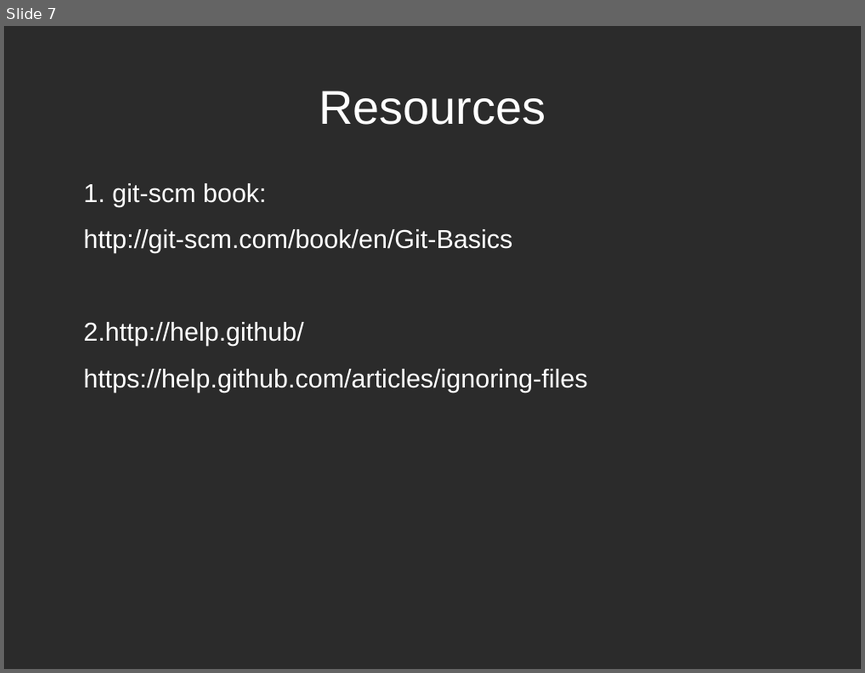
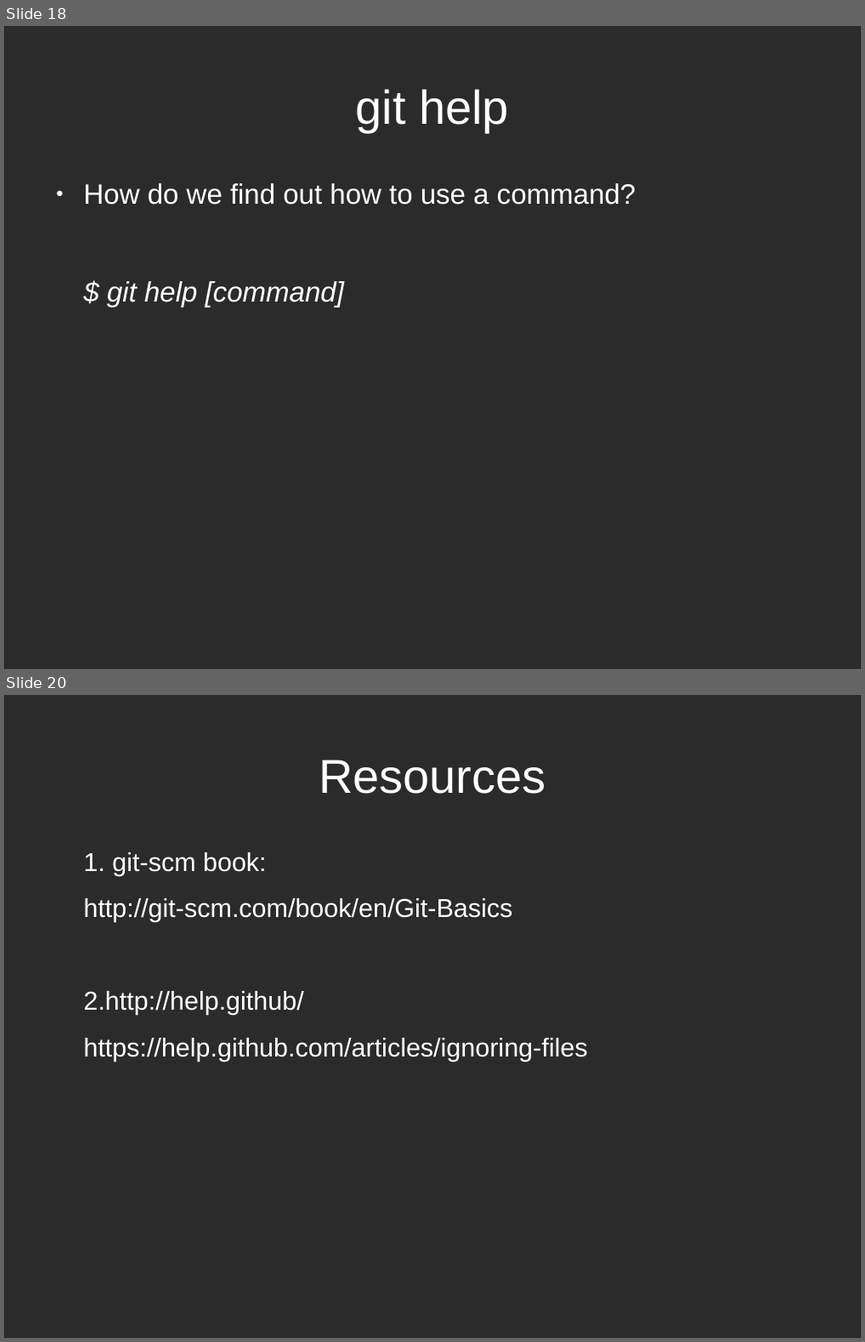
Before and after one commit to ECSIG/presentations, a slide deck: git_workshop/git_basic/Git Presentation.odp. Shown one above the other, each under a label of ours: slide 7 before the commit, slides 18 and 20 after it; the slides between them are not shown. The pictures are 865x673 and 865x1342 pixels, drawn with LibreOffice and Linux fonts; fonts in the diff are those of the drawing; background and template pictures are left out; a plain dark background stands for a picture behind light text. Boxes give left, top, right and bottom in pixels: in the first picture for what was removed or moved away, otherwise in the second. Text is boxed around its words. In the diff, an @@ line names an element or a change of style, - is before the commit and + after.

```diff
--- a/git_workshop/git_basic/Git Presentation.odp
+++ b/git_workshop/git_basic/Git Presentation.odp
@@ slide 18 added at <box>4,26,861,669</box>, background picture (left out) @@
@@ title added at <box>356,89,509,132</box>, 44 pt, text #FFFFFF @@
+git help
@@ text added at <box>84,183,636,307</box>, 26 pt, text #FFFFFF @@
+● How do we find out how to use a command?
+$ git help [command]
@@ what was slide 7 is now slide 20 @@
```
Also in this commit, not shown: 2 slides changed, 14 other slides added, 2 slides removed, 1 other file.
